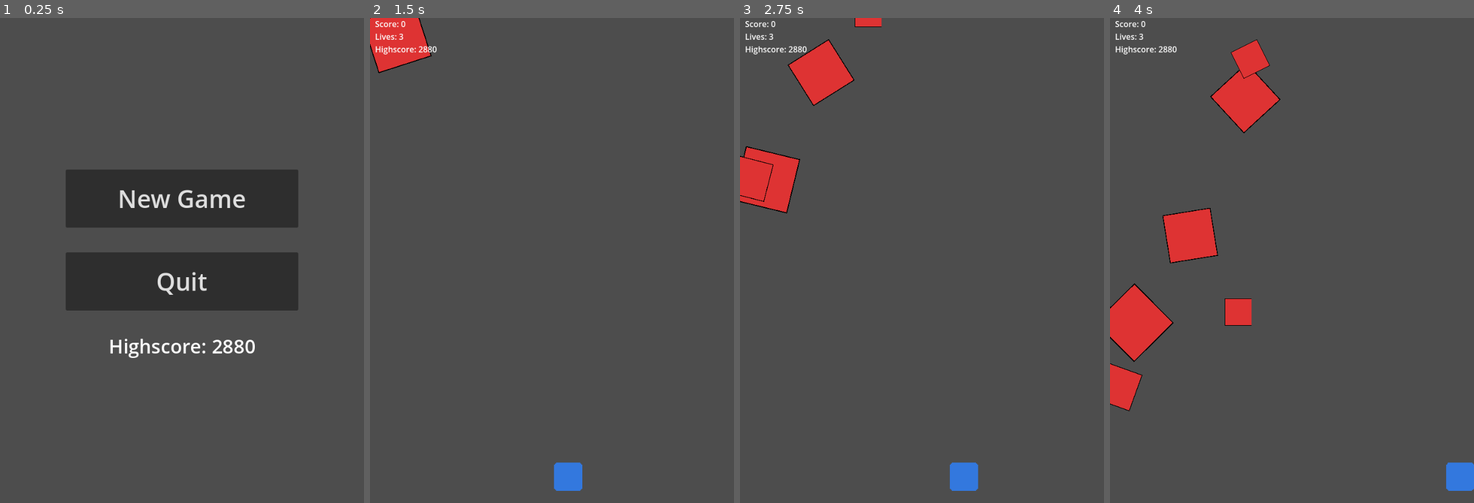
Above: before the commit, frames 1-4 (left to right).
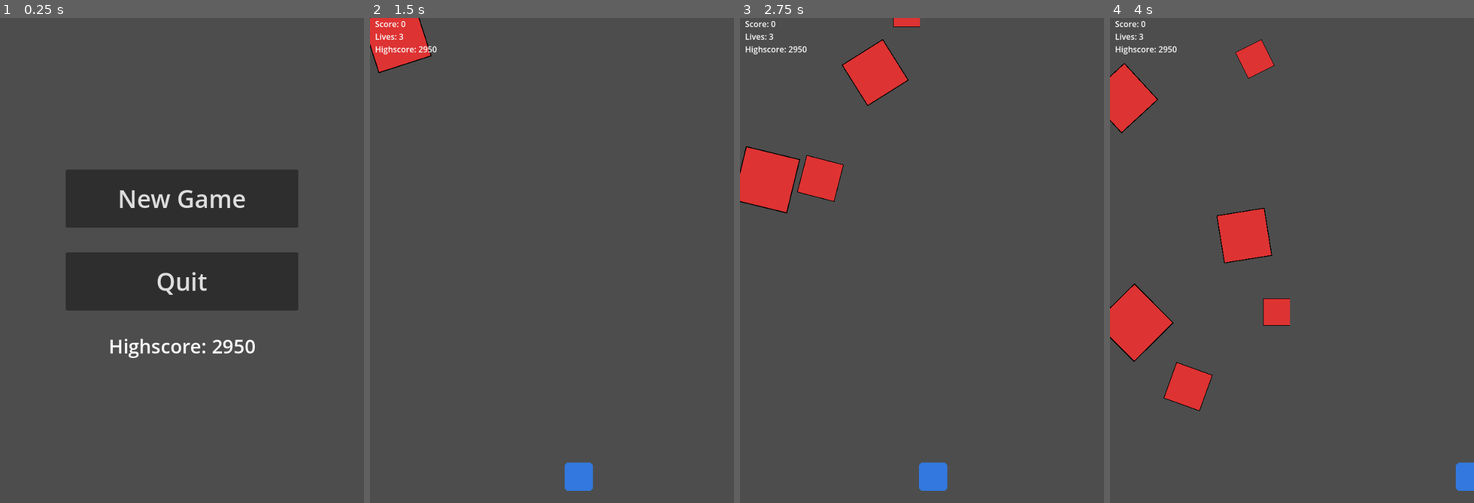
Above: after the commit, the same moments.

Repository: ivaylo-traykov/DodgeDrop
Game: Godot game, scene res://Scenes/main_screen.tscn
The game is run twice, just before and just after one commit, with the same random seed, the same clock (stepped at 60 frames per second) and the same inputs.
Inputs:
- Up to frame 1 (0.25 s): no input
- Up to frame 2 (1.5 s): click "New Game" at 0.5 s; hold Right (ui_right) from 1.28 s (still down)
- Up to frame 3 (2.75 s): release Right (ui_right) at 2.03 s; hold Left (ui_left) from 2.03 s (still down)
- Up to frame 4 (4 s): release Left (ui_left) at 2.78 s; hold Right (ui_right) from 2.78 s (still down)

The runs differ from the first frame. In frame 1, less than 0.1% of the frame differs, in the area x 61-67%, y 66-70%; in frame 2, 0.4%; in frame 3, 4.8%; in frame 4, 7.9%, in the area x 0-100%, y 4-98%.

Commit message:
Add 4 different power-ups that drop randomly

Diff:
--- /dev/null
+++ b/Scenes/Powerups/powerup_life.tscn
@@ -0,0 +1,61 @@
+[gd_scene load_steps=10 format=3 uid="uid://ct1qp277x7mc8"]
+
+[ext_resource type="Script" path="res://Scripts/powerup_life.gd" id="1_2gm0x"]
+[ext_resource type="Texture2D" uid="uid://y7b8try2dslw" path="res://Assets/Powerups/life.png" id="1_gxpg6"]
+
+[sub_resource type="AtlasTexture" id="AtlasTexture_ibtm6"]
+atlas = ExtResource("1_gxpg6")
+region = Rect2(0, 0, 32, 32)
+
+[sub_resource type="AtlasTexture" id="AtlasTexture_i1d0l"]
+atlas = ExtResource("1_gxpg6")
+region = Rect2(32, 0, 32, 32)
+
+[sub_resource type="AtlasTexture" id="AtlasTexture_p854o"]
+atlas = ExtResource("1_gxpg6")
+region = Rect2(64, 0, 32, 32)
+
+[sub_resource type="AtlasTexture" id="AtlasTexture_yhmqg"]
+atlas = ExtResource("1_gxpg6")
+region = Rect2(96, 0, 32, 32)
+
+[sub_resource type="AtlasTexture" id="AtlasTexture_wa2ye"]
+atlas = ExtResource("1_gxpg6")
+region = Rect2(128, 0, 32, 32)
+
+[sub_resource type="SpriteFrames" id="SpriteFrames_8wbd0"]
+animations = [{
+"frames": [{
+"duration": 1.0,
+"texture": SubResource("AtlasTexture_ibtm6")
+}, {
+"duration": 1.0,
+"texture": SubResource("AtlasTexture_i1d0l")
+}, {
+"duration": 1.0,
+"texture": SubResource("AtlasTexture_p854o")
+}, {
+"duration": 1.0,
+"texture": SubResource("AtlasTexture_yhmqg")
+}, {
+"duration": 1.0,
+"texture": SubResource("AtlasTexture_wa2ye")
+}],
+"loop": true,
+"name": &"default",
+"speed": 12.0
+}]
+
+[sub_resource type="CircleShape2D" id="CircleShape2D_kmnrb"]
+radius = 16.0
+
+[node name="PowerupLife" type="Area2D"]
+script = ExtResource("1_2gm0x")
+
+[node name="AnimatedSprite2D" type="AnimatedSprite2D" parent="."]
+sprite_frames = SubResource("SpriteFrames_8wbd0")
+
+[node name="CollisionShape2D" type="CollisionShape2D" parent="."]
+shape = SubResource("CircleShape2D_kmnrb")
+
+[connection signal="body_entered" from="." to="." method="_on_body_entered"]
--- /dev/null
+++ b/Scenes/Powerups/powerup_points.tscn
@@ -0,0 +1,61 @@
+[gd_scene load_steps=10 format=3 uid="uid://8lysk0ib1gcq"]
+
+[ext_resource type="Texture2D" uid="uid://b37lqse0ghwwn" path="res://Assets/Powerups/points.png" id="1_ho4bk"]
+[ext_resource type="Script" path="res://Scripts/powerup_points.gd" id="1_wol3m"]
+
+[sub_resource type="AtlasTexture" id="AtlasTexture_1bu2c"]
+atlas = ExtResource("1_ho4bk")
+region = Rect2(0, 0, 32, 32)
+
+[sub_resource type="AtlasTexture" id="AtlasTexture_s4643"]
+atlas = ExtResource("1_ho4bk")
+region = Rect2(32, 0, 32, 32)
+
+[sub_resource type="AtlasTexture" id="AtlasTexture_h0bdn"]
+atlas = ExtResource("1_ho4bk")
+region = Rect2(64, 0, 32, 32)
+
+[sub_resource type="AtlasTexture" id="AtlasTexture_03pmg"]
+atlas = ExtResource("1_ho4bk")
+region = Rect2(96, 0, 32, 32)
+
+[sub_resource type="AtlasTexture" id="AtlasTexture_ky66c"]
+atlas = ExtResource("1_ho4bk")
+region = Rect2(128, 0, 32, 32)
+
+[sub_resource type="SpriteFrames" id="SpriteFrames_foeod"]
+animations = [{
+"frames": [{
+"duration": 1.0,
+"texture": SubResource("AtlasTexture_1bu2c")
+}, {
+"duration": 1.0,
+"texture": SubResource("AtlasTexture_s4643")
+}, {
+"duration": 1.0,
+"texture": SubResource("AtlasTexture_h0bdn")
+}, {
+"duration": 1.0,
+"texture": SubResource("AtlasTexture_03pmg")
+}, {
+"duration": 1.0,
+"texture": SubResource("AtlasTexture_ky66c")
+}],
+"loop": true,
+"name": &"default",
+"speed": 5.0
+}]
+
+[sub_resource type="CircleShape2D" id="CircleShape2D_71peg"]
+radius = 16.0312
+
+[node name="PowerupPoints" type="Area2D"]
+script = ExtResource("1_wol3m")
+
+[node name="AnimatedSprite2D" type="AnimatedSprite2D" parent="."]
+sprite_frames = SubResource("SpriteFrames_foeod")
+
+[node name="CollisionShape2D" type="CollisionShape2D" parent="."]
+shape = SubResource("CircleShape2D_71peg")
+
+[connection signal="body_entered" from="." to="." method="_on_body_entered"]
--- /dev/null
+++ b/Scenes/Powerups/powerup_shield.tscn
@@ -0,0 +1,63 @@
+[gd_scene load_steps=10 format=3 uid="uid://bwf86tks51ig3"]
+
+[ext_resource type="Texture2D" uid="uid://hc236jt6mpjh" path="res://Assets/Powerups/shield.png" id="1_1wy2g"]
+[ext_resource type="Script" path="res://Scripts/powerup_shield.gd" id="1_4o0py"]
+
+[sub_resource type="AtlasTexture" id="AtlasTexture_mni5t"]
+atlas = ExtResource("1_1wy2g")
+region = Rect2(0, 0, 32, 32)
+
+[sub_resource type="AtlasTexture" id="AtlasTexture_0ck36"]
+atlas = ExtResource("1_1wy2g")
+region = Rect2(32, 0, 32, 32)
+
+[sub_resource type="AtlasTexture" id="AtlasTexture_vxq5g"]
+atlas = ExtResource("1_1wy2g")
+region = Rect2(64, 0, 32, 32)
+
+[sub_resource type="AtlasTexture" id="AtlasTexture_lagqf"]
+atlas = ExtResource("1_1wy2g")
+region = Rect2(96, 0, 32, 32)
+
+[sub_resource type="AtlasTexture" id="AtlasTexture_bus85"]
+atlas = ExtResource("1_1wy2g")
+region = Rect2(128, 0, 32, 32)
+
+[sub_resource type="SpriteFrames" id="SpriteFrames_4n7a0"]
+animations = [{
+"frames": [{
+"duration": 1.0,
+"texture": SubResource("AtlasTexture_mni5t")
+}, {
+"duration": 1.0,
+"texture": SubResource("AtlasTexture_0ck36")
+}, {
+"duration": 1.0,
+"texture": SubResource("AtlasTexture_vxq5g")
+}, {
+"duration": 1.0,
+"texture": SubResource("AtlasTexture_lagqf")
+}, {
+"duration": 1.0,
+"texture": SubResource("AtlasTexture_bus85")
+}],
+"loop": true,
+"name": &"default",
+"speed": 12.0
+}]
+
+[sub_resource type="CircleShape2D" id="CircleShape2D_s6v5h"]
+radius = 16.0
+
+[node name="PowerupShield" type="Area2D"]
+script = ExtResource("1_4o0py")
+
+[node name="AnimatedSprite2D" type="AnimatedSprite2D" parent="."]
+sprite_frames = SubResource("SpriteFrames_4n7a0")
+frame = 4
+frame_progress = 0.551465
+
+[node name="CollisionShape2D" type="CollisionShape2D" parent="."]
+shape = SubResource("CircleShape2D_s6v5h")
+
+[connection signal="body_entered" from="." to="." method="_on_body_entered"]
--- /dev/null
+++ b/Scenes/Powerups/powerup_speed.tscn
@@ -0,0 +1,63 @@
+[gd_scene load_steps=10 format=3 uid="uid://d2s3wyo05ppy3"]
+
+[ext_resource type="Texture2D" uid="uid://5rm2j2qk4p80" path="res://Assets/Powerups/speed.png" id="1_e68by"]
+[ext_resource type="Script" path="res://Scripts/powerup_speed.gd" id="1_rbcug"]
+
+[sub_resource type="AtlasTexture" id="AtlasTexture_kiukf"]
+atlas = ExtResource("1_e68by")
+region = Rect2(0, 0, 32, 32)
+
+[sub_resource type="AtlasTexture" id="AtlasTexture_crqnk"]
+atlas = ExtResource("1_e68by")
+region = Rect2(32, 0, 32, 32)
+
+[sub_resource type="AtlasTexture" id="AtlasTexture_licf6"]
+atlas = ExtResource("1_e68by")
+region = Rect2(64, 0, 32, 32)
+
+[sub_resource type="AtlasTexture" id="AtlasTexture_tpjpq"]
+atlas = ExtResource("1_e68by")
+region = Rect2(96, 0, 32, 32)
+
+[sub_resource type="AtlasTexture" id="AtlasTexture_0n3cw"]
+atlas = ExtResource("1_e68by")
+region = Rect2(128, 0, 32, 32)
+
+[sub_resource type="SpriteFrames" id="SpriteFrames_vbn1m"]
+animations = [{
+"frames": [{
+"duration": 1.0,
+"texture": SubResource("AtlasTexture_kiukf")
+}, {
+"duration": 1.0,
+"texture": SubResource("AtlasTexture_crqnk")
+}, {
+"duration": 1.0,
+"texture": SubResource("AtlasTexture_licf6")
+}, {
+"duration": 1.0,
+"texture": SubResource("AtlasTexture_tpjpq")
+}, {
+"duration": 1.0,
+"texture": SubResource("AtlasTexture_0n3cw")
+}],
+"loop": true,
+"name": &"default",
+"speed": 5.0
+}]
+
+[sub_resource type="CircleShape2D" id="CircleShape2D_glgkm"]
+radius = 16.0
+
+[node name="PowerupSpeed" type="Area2D"]
+script = ExtResource("1_rbcug")
+
+[node name="AnimatedSprite2D" type="AnimatedSprite2D" parent="."]
+sprite_frames = SubResource("SpriteFrames_vbn1m")
+frame = 3
+frame_progress = 0.645945
+
+[node name="CollisionShape2D" type="CollisionShape2D" parent="."]
+shape = SubResource("CircleShape2D_glgkm")
+
+[connection signal="body_entered" from="." to="." method="_on_body_entered"]
--- a/Scenes/player.tscn
+++ b/Scenes/player.tscn
@@ -79,7 +79,7 @@
 scale = Vector2(2, 2)
 sprite_frames = SubResource("SpriteFrames_5g35j")
 animation = &"protected"
-frame_progress = 0.973289
+frame_progress = 0.288004
 
 [node name="CollisionShape2D" type="CollisionShape2D" parent="."]
 scale = Vector2(2, 2)
--- a/Scripts/game.gd
+++ b/Scripts/game.gd
@@ -25,7 +25,7 @@
 			game_over()
 
 func get_difficulty():
-	return floor(score / 500)
+	return floor(score / 1000)
 
 func set_highscore():
 	if score > get_highscore():
--- a/Scripts/level.gd
+++ b/Scripts/level.gd
@@ -1,8 +1,16 @@
 extends Node
+
+var powerup_scenes = [
+	preload("res://Scenes/Powerups/powerup_shield.tscn"),
+	preload("res://Scenes/Powerups/powerup_life.tscn"),
+	preload("res://Scenes/Powerups/powerup_points.tscn"),
+	preload("res://Scenes/Powerups/powerup_speed.tscn")
+]
 
 var rng = RandomNumberGenerator.new()
 var spawn_ready = false
 var item_scene = preload("res://Scenes/Drops/block.tscn")
+#var powerup_scene = powerup_scenes[rng.randi_range(0,1)]
 var timer = null
 var screen_width = 0
 
@@ -14,7 +22,7 @@
 
 func _process(delta):
 	## UPDATE DIFICULTY
-	if difficulty != Game.get_difficulty() and timer.wait_time > 0.1:
+	if difficulty != Game.get_difficulty() and timer.wait_time > 0.2:
 		timer.wait_time -= 0.1
 		difficulty = Game.get_difficulty()
 
@@ -28,6 +36,14 @@
 		spawn_ready = false
 		timer.start()
 
+		if rng.randi_range(1,100) < 8:
+			var powerup_scene = powerup_scenes[rng.randi_range(0,len(powerup_scenes) - 1)]
+			var powerup = powerup_scene.instantiate()
+			spawn_point = rng.randi() % screen_width
+			powerup.position.y = -50
+			powerup.position.x = spawn_point
+			get_tree().root.add_child(powerup)
+
 
 func _on_spawn_cooldown_timeout():
 	spawn_ready = true
--- a/Scripts/player.gd
+++ b/Scripts/player.gd
@@ -2,7 +2,7 @@
 class_name Player
 
 var speed = 300
-var drift = speed / 10
+var drift = speed / 2
 var death_effect_scene = preload("res://Scenes/player_death_effect.tscn")
 @onready var sprite = $AnimatedSprite2D
 
@@ -31,6 +31,11 @@
 
 	move_and_slide()
 
+func boost_speed():
+	if speed <= 1000:
+		speed += 100
+		drift = speed / 10
+
 func die():
 	var death_effect = death_effect_scene.instantiate()
 	death_effect.position = position
--- /dev/null
+++ b/Scripts/powerup_life.gd
@@ -0,0 +1,16 @@
+extends Area2D
+
+var speed = 10
+
+func _process(delta):
+	position.y += speed
+
+	if Game.lives <= 0 or position.y > 1024:
+		queue_free()
+
+func _on_body_entered(body):
+	if body is Player:
+		if Game.lives < 5:
+			Game.lives += 1
+		Game.score += 50
+		queue_free()
--- /dev/null
+++ b/Scripts/powerup_points.gd
@@ -0,0 +1,14 @@
+extends Area2D
+
+var speed = 10
+
+func _process(delta):
+	position.y += speed
+
+	if Game.lives <= 0 or position.y > 1024:
+		queue_free()
+
+func _on_body_entered(body):
+	if body is Player:
+		Game.score += 150
+		queue_free()
--- /dev/null
+++ b/Scripts/powerup_shield.gd
@@ -0,0 +1,16 @@
+extends Area2D
+
+var speed = 10
+
+func _process(delta):
+	position.y += speed
+
+	if Game.lives <= 0 or position.y > 1024:
+		queue_free()
+
+func _on_body_entered(body):
+	if body is Player:
+		Game.player_protected = true
+		Game.player_protected_cooldown += 3
+		Game.score += 50
+		queue_free()
--- /dev/null
+++ b/Scripts/powerup_speed.gd
@@ -0,0 +1,15 @@
+extends Area2D
+
+var speed = 10
+
+func _process(delta):
+	position.y += speed
+
+	if Game.lives <= 0 or position.y > 1024:
+		queue_free()
+
+func _on_body_entered(body):
+	if body is Player:
+		body.boost_speed()
+		Game.score += 50
+		queue_free()
Binary file added: Assets/Powerups/life.png
Binary file added: Assets/Powerups/points.png
Binary file added: Assets/Powerups/shield.png
Binary file added: Assets/Powerups/speed.png
Not shown, changed: highscore.bin
